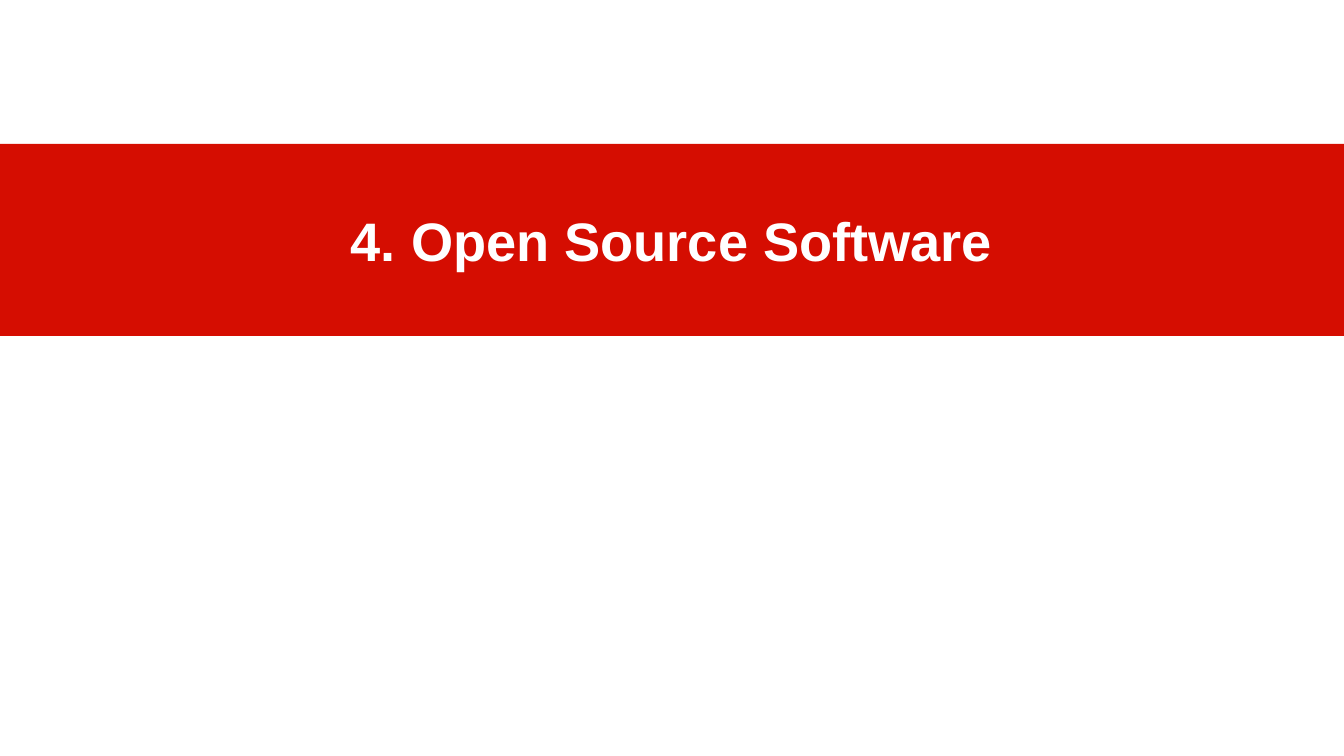
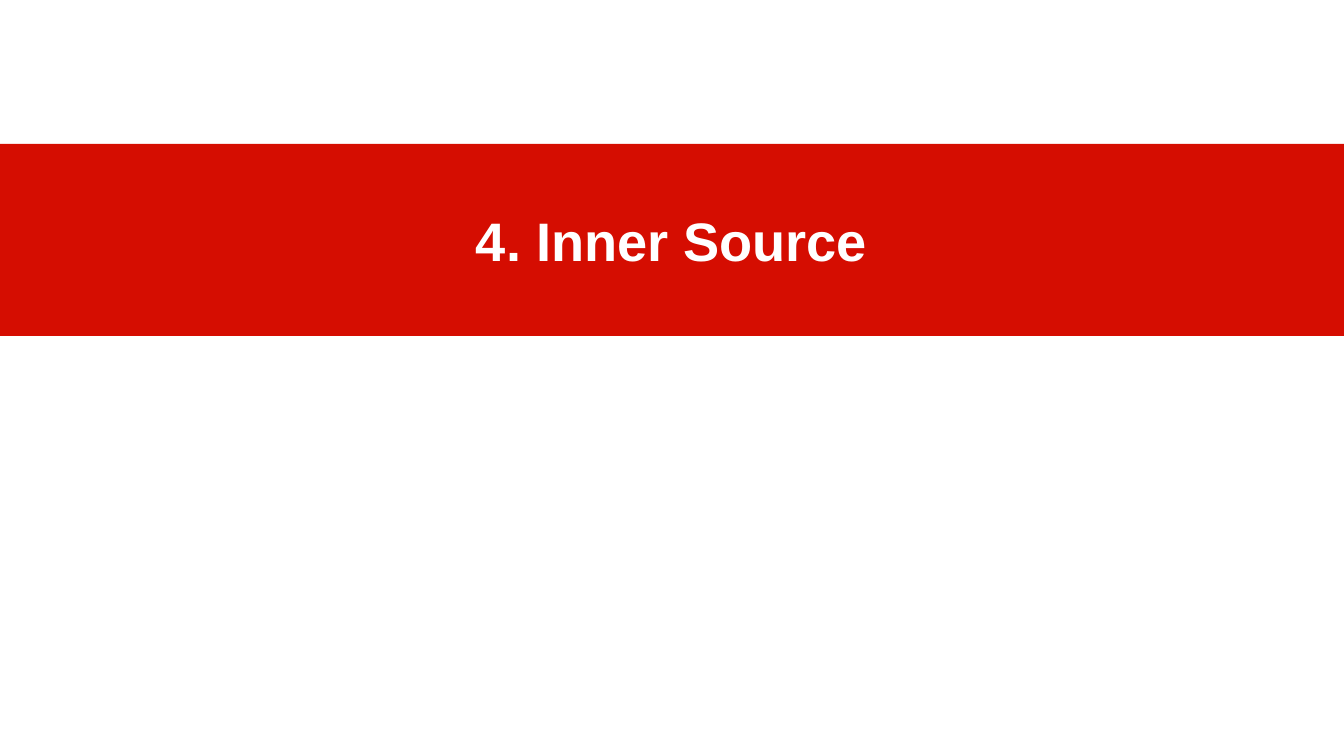
Before and after one commit to dirkriehle/amos-course, a slide deck: slide 39 of Lecture slides/AMOS C02 - Three Process Models.odp (slide 38 before the commit). Drawn at 1344x756 pixels with LibreOffice and Linux fonts; fonts in the diff are those of the drawing. Boxes give left, top, right and bottom in pixels: in the first picture for what was removed or moved away, otherwise in the second. Text is boxed around its words. In the diff, an @@ line names an element or a change of style, - is before the commit and + after.

```diff
--- a/Lecture slides/AMOS C02 - Three Process Models.odp
+++ b/Lecture slides/AMOS C02 - Three Process Models.odp
@@ title at (x1=476, y1=223, x2=868, y2=262): text changed @@
-4. Open Source Software
+4. Inner Source
```
Also in this commit, not shown: 10 other slides changed, 2 slides added, 6 other files.
